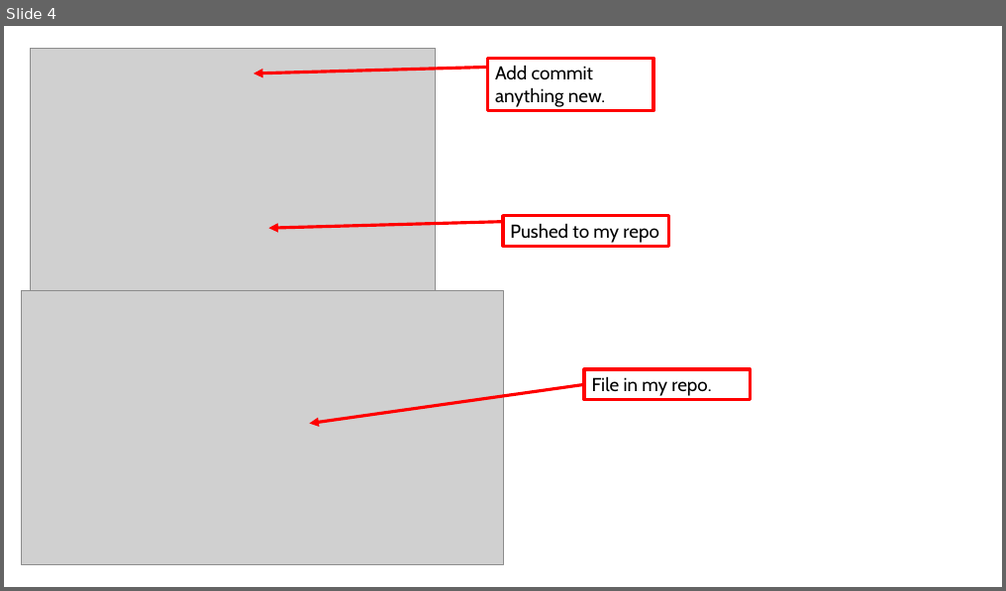
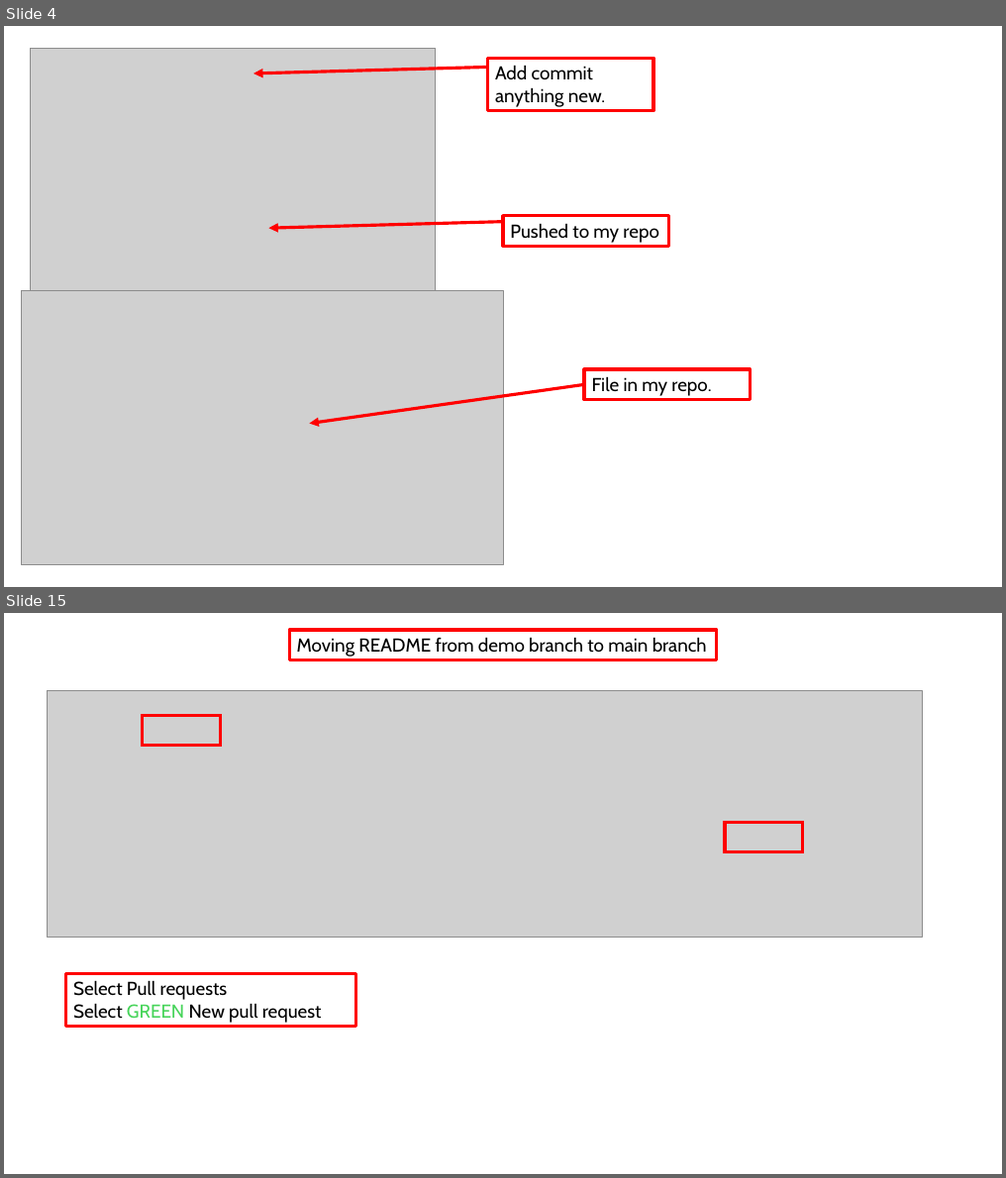
Before and after one commit to ratclst11/SDEV-143-Project, a slide deck: SDEV 143 Project PP.pptx. Shown one above the other, each under a label of ours: slide 4 before the commit, slides 4 and 15 after it; the slides between them are not shown. The pictures are 1006x591 and 1006x1178 pixels, drawn with LibreOffice and Linux fonts; fonts in the diff are those of the drawing; grey boxes stand for pictures. Boxes give left, top, right and bottom in pixels: in the first picture for what was removed or moved away, otherwise in the second. Text is boxed around its words. In the diff, an @@ line names an element or a change of style, - is before the commit and + after.

```diff
--- a/SDEV 143 Project PP.pptx
+++ b/SDEV 143 Project PP.pptx
@@ slide 15 added at (x1=4, y1=613, x2=1002, y2=1174), background #FFFFFF @@
@@ rectangle added at (x1=289, y1=630, x2=717, y2=661), outline #FF0000 3 pt, 18 pt, text #000000 @@
+Moving README from demo branch to main branch
@@ picture added at (x1=47, y1=690, x2=923, y2=937) @@
@@ rectangle added at (x1=143, y1=716, x2=221, y2=746), outline #FF0000 3 pt @@
@@ rectangle added at (x1=725, y1=822, x2=803, y2=852), outline #FF0000 3 pt @@
@@ rectangle added at (x1=66, y1=973, x2=355, y2=1027), outline #FF0000 3 pt, 18 pt, text #000000 @@
+Select Pull requests
+Select GREEN New pull request
```
Also in this commit, not shown: 28 other slides added, 5 slides removed.
